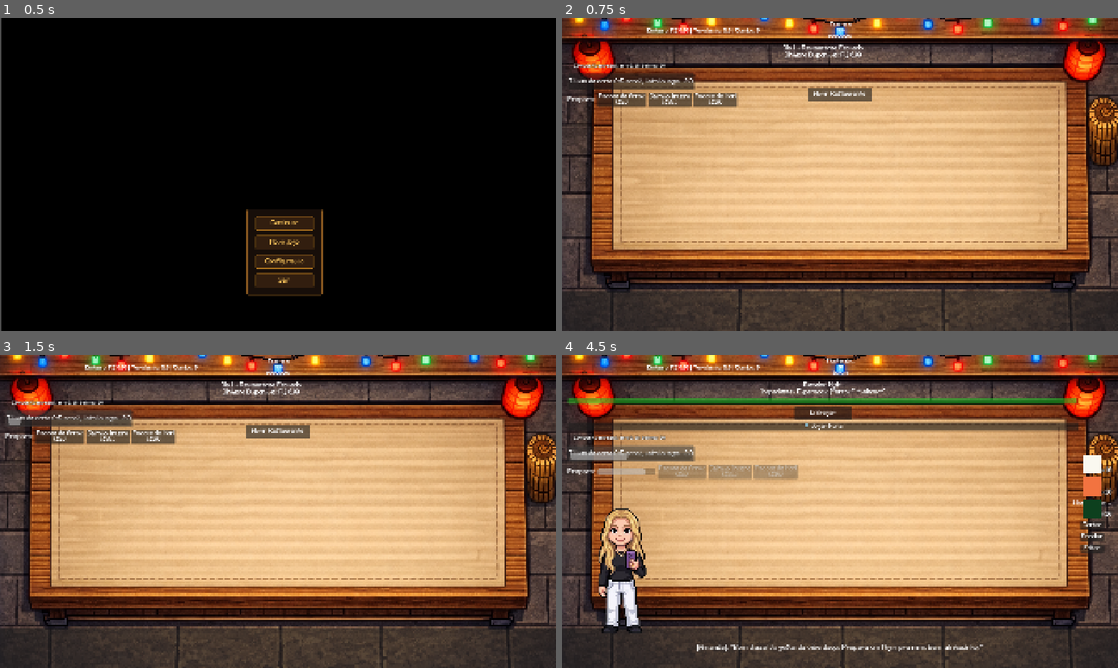
Above: before the commit, frames 1-4 (two rows, left to right).
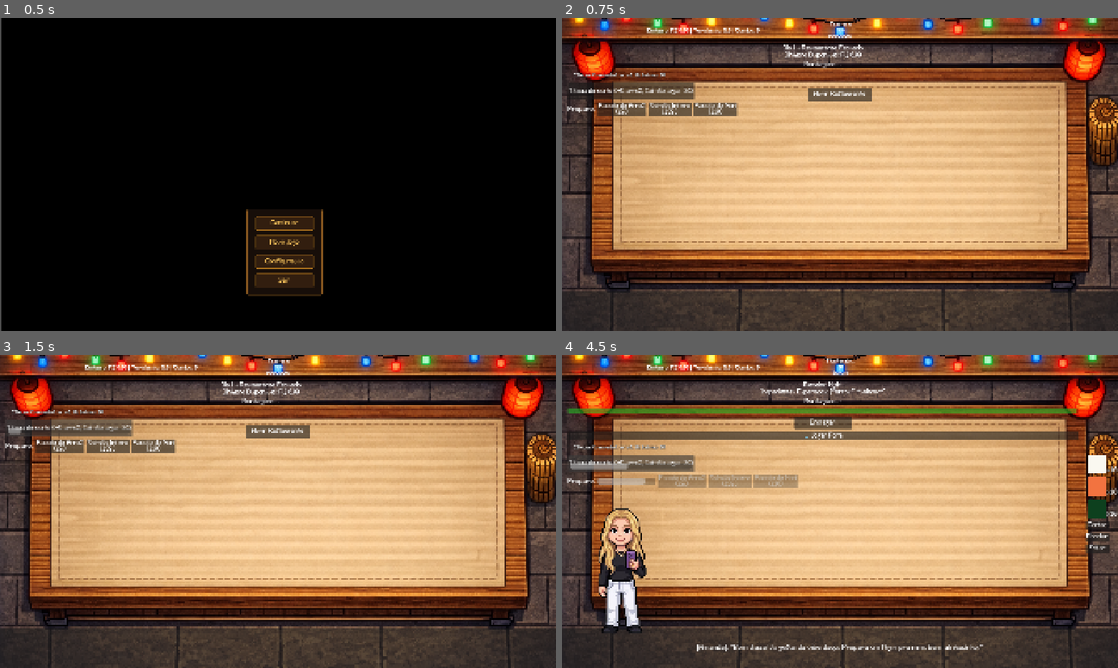
Above: after the commit, the same moments.

Repository: JoaoChi/SuxiiGodotGame
Game: Godot game, scene res://scenes/main_menu.tscn
Same seed, same stepped clock (60 frames per second), same inputs: the game is played once before the commit and once after it. Video files are missing from this copy of the repository; at most half a second of black plays in their place.
Inputs:
- Up to frame 1 (0.5 s): no input
- Up to frame 2 (0.75 s): click "Novo jogo" at 0.5 s
- Up to frame 3 (1.5 s): click "Tábua de corte (+5 arroz, sal…" at 1.25 s
- Up to frame 4 (4.5 s): click "Pacote de Arroz ($5)" at 2 s; click "Abrir Restaurante" at 2.75 s; click "Tábua de corte (+5 arroz, sal…" at 3.5 s; click "Tábua de corte (+5 arroz, sal…" at 4.25 s

Frame 1 is identical in both runs. In frame 2, 2.8% of the frame differs, in the area x 0-51%, y 13-32%; in frame 3, 3.0%; in frame 4, 13%, in the area x 0-100%, y 13-64%.

Commit message:
Feat/ novas mecanicas

Diff:
--- a/scripts/drop_zone.gd
+++ b/scripts/drop_zone.gd
@@ -34,10 +34,12 @@
 
 	if not order_manager or not order_manager.cliente_ativo:
 		return
-	if not GameManager.consumir_estoque(nome_ingrediente):
+
+	# O OrderManager já valida/consome estoque; evita consumo duplicado.
+	var tamanho_antes: int = order_manager.montagem_atual.size()
+	order_manager.adicionar_ingrediente(nome_ingrediente)
+	if order_manager.montagem_atual.size() <= tamanho_antes:
 		return
-
-	order_manager.adicionar_ingrediente(nome_ingrediente)
 	# O sinal ingrediente_adicionado pode completar o pedido e esconder a pilha;
 	# não criar outra fatia depois disso (senão fica um ColorRect por cima do sprite).
 	if GameManager.montagem_confere_receita(order_manager.montagem_atual, order_manager.receita_esperada):
--- a/scripts/game.gd
+++ b/scripts/game.gd
@@ -48,6 +48,7 @@
 	_injetar_feedback_montagem_e_lixeira()
 	_injetar_botoes_ferramentas()
 	_atualizar_botoes_estoque_bancada()
+	_aplicar_texturas_botoes()
 	_atualizar_textos_botoes_preparo()
 
 	painel_resumo.hide()
@@ -67,17 +68,21 @@
 	preparar_novo_dia()
 
 func _injetar_feedback_montagem_e_lixeira() -> void:
-	if not is_instance_valid(dock_ingredientes):
-		return
-
-	if dock_ingredientes.get_node_or_null("LabelMontagemAtual") == null:
+	var vbox_principal: VBoxContainer = get_node_or_null("VBoxContainer") as VBoxContainer
+	if not is_instance_valid(vbox_principal):
+		return
+
+	if vbox_principal.get_node_or_null("LabelMontagemAtual") == null:
 		var label_montagem := Label.new()
 		label_montagem.name = "LabelMontagemAtual"
 		label_montagem.text = "Montagem: -"
 		label_montagem.horizontal_alignment = HORIZONTAL_ALIGNMENT_CENTER
 		label_montagem.size_flags_horizontal = Control.SIZE_EXPAND_FILL
-		dock_ingredientes.add_child(label_montagem)
-		dock_ingredientes.move_child(label_montagem, 0)
+		label_montagem.autowrap_mode = TextServer.AUTOWRAP_WORD_SMART
+		vbox_principal.add_child(label_montagem)
+		var label_pedido_node: Control = get_node_or_null("VBoxContainer/LabelPedido") as Control
+		if is_instance_valid(label_pedido_node):
+			vbox_principal.move_child(label_montagem, label_pedido_node.get_index() + 1)
 
 	if get_node_or_null("VBoxContainer/BtnLixeira") == null:
 		var btn_lixeira := Button.new()
@@ -85,11 +90,9 @@
 		btn_lixeira.text = "🗑️ Jogar Fora"
 		btn_lixeira.size_flags_horizontal = Control.SIZE_EXPAND_FILL
 		var btn_entregar: Button = get_node_or_null("VBoxContainer/BtnEntregar") as Button
-		var vbox_principal: VBoxContainer = get_node_or_null("VBoxContainer") as VBoxContainer
-		if is_instance_valid(vbox_principal):
-			vbox_principal.add_child(btn_lixeira)
-			if is_instance_valid(btn_entregar):
-				vbox_principal.move_child(btn_lixeira, btn_entregar.get_index() + 1)
+		vbox_principal.add_child(btn_lixeira)
+		if is_instance_valid(btn_entregar):
+			vbox_principal.move_child(btn_lixeira, btn_entregar.get_index() + 1)
 		btn_lixeira.pressed.connect(_on_lixeira_pressed)
 
 func _injetar_botoes_ferramentas() -> void:
@@ -221,6 +224,40 @@
 		var qtd: int = int(GameManager.estoque_bancada.get(item, 0))
 		botao.text = "%s [ %d ]" % [_nome_legivel_item(item), qtd]
 		botao.disabled = qtd <= 0
+
+func _aplicar_texturas_botoes() -> void:
+	if not is_instance_valid(vbox_ingredientes):
+		return
+
+	for child in vbox_ingredientes.get_children():
+		var botao: Button = child as Button
+		if botao == null or not is_instance_valid(botao):
+			continue
+
+		var item: String = _resolver_item_botao_doca(botao)
+		if item == "":
+			continue
+
+		var caminho_img: String = "res://features/ingredients/%s.png" % item
+		if not ResourceLoader.exists(caminho_img):
+			# Fallback para compatibilidade com estrutura anterior.
+			caminho_img = "res://assets/ingredientes/%s.png" % item
+		if not ResourceLoader.exists(caminho_img):
+			continue
+
+		var textura: Texture2D = load(caminho_img) as Texture2D
+		if textura == null:
+			continue
+
+		botao.icon = textura
+		botao.expand_icon = true
+
+		# Ferramentas viram apenas ícone; ingredientes mantêm só o contador como fallback visual.
+		if item in ["faca", "esteira", "fritadeira"]:
+			botao.text = ""
+		elif GameManager.MERCADO.has(item):
+			var qtd: int = int(GameManager.estoque_bancada.get(item, 0))
+			botao.text = "\n[ %d ]" % qtd
 
 func _resolver_item_botao_doca(botao: Button) -> String:
 	if not is_instance_valid(botao):
@@ -424,13 +461,13 @@
 		_esconder_sushi_pronto()
 
 func _on_montagem_atualizada(array_montagem_atual: Array) -> void:
-	var label_montagem: Label = dock_ingredientes.get_node_or_null("LabelMontagemAtual") as Label
+	var label_montagem: Label = get_node_or_null("VBoxContainer/LabelMontagemAtual") as Label
 	if not is_instance_valid(label_montagem):
 		return
 	label_montagem.text = "Montagem: %s" % _formatar_montagem_para_label(array_montagem_atual)
 
 func _on_montagem_limpa() -> void:
-	var label_montagem: Label = dock_ingredientes.get_node_or_null("LabelMontagemAtual") as Label
+	var label_montagem: Label = get_node_or_null("VBoxContainer/LabelMontagemAtual") as Label
 	if not is_instance_valid(label_montagem):
 		return
 	label_montagem.text = "Montagem: -"
Not shown, added: features/ingredients/alga.png.import
Not shown, added: features/ingredients/arroz.png.import
Not shown, added: features/ingredients/cebolinha.png.import
Not shown, added: features/ingredients/cream_cheese.png.import
Not shown, added: features/ingredients/gergilim.png.import
Not shown, added: features/ingredients/massa_empanar.png.import
Not shown, added: features/ingredients/massa_empanar_frita.png.import
Not shown, added: features/ingredients/salmao.png.import
